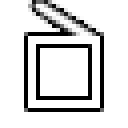
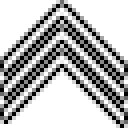
The second 128x128 image is a revision of the first. Changes to its layers:
added layer "Rectangle 3 copy 3" above "Rectangle 3 copy 2" over <box>4,52,124,128</box>
added layer "Rectangle 3 copy 2" above "Rectangle 3 copy" over <box>4,28,124,104</box>
added layer "Rectangle 3 copy" above "Rectangle 3" over <box>4,4,124,80</box>
hid "Rectangle 1" over <box>28,0,100,108</box>
